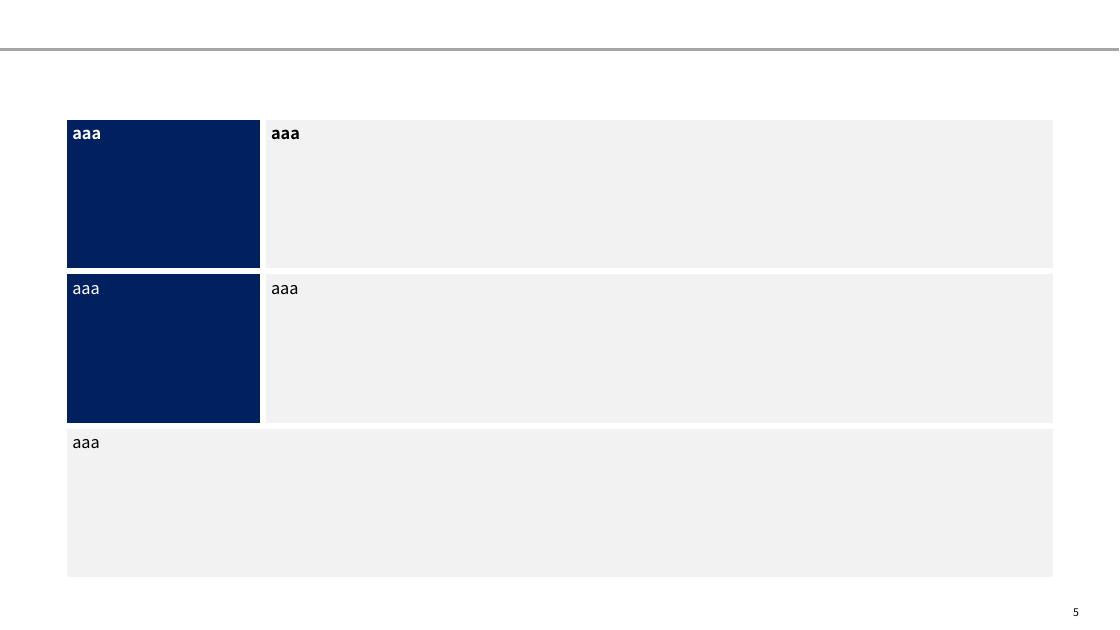
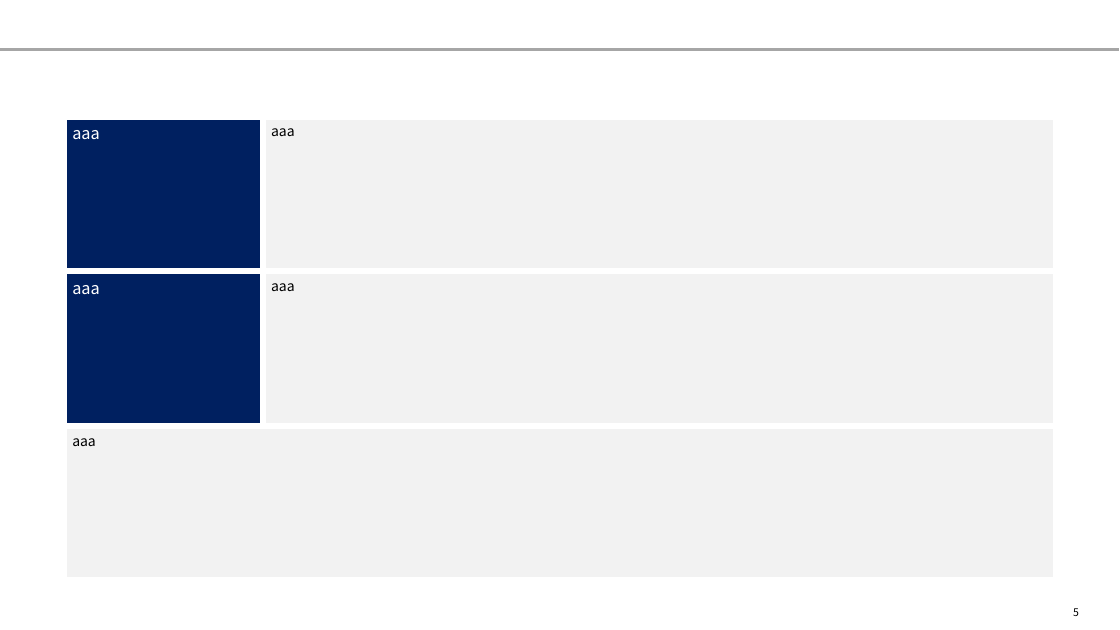
Before and after one commit to yuzucha16/dotfiles, a slide deck: slide 5 of office/Blank.potx. Drawn at 1120x630 pixels with LibreOffice and Linux fonts; fonts in the diff are those of the drawing. Boxes give left, top, right and bottom in pixels: in the first picture for what was removed or moved away, otherwise in the second. Text is boxed around its words. In the diff, an @@ line names an element or a change of style, - is before the commit and + after.

```diff
--- a/office/Blank.potx
+++ b/office/Blank.potx
@@ table at (64, 117, 1057, 581) @@
@@ bold off in "aaa", "aaa" @@
@@ size 14 to 12 pt in "aaa", "aaa", "aaa" @@
```
Also in this commit, not shown: 7 other slides changed.
